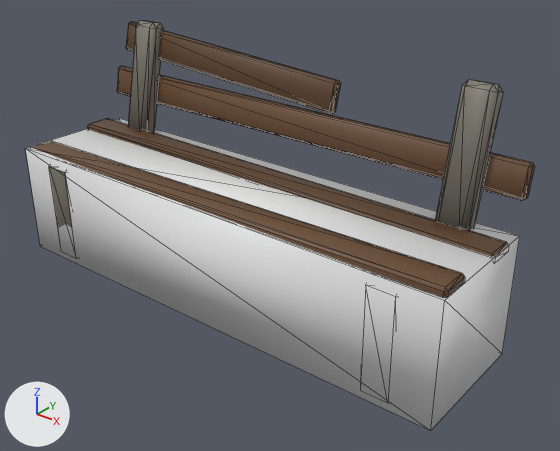
A saved change to the glTF model assets/models/banco_parque.glb.
The view is the same before and after, from a camera (50 mm lens) standing at (1.73, -1.94, 1.54) and looking at (0.14, 0.05, 0.31). Lighting does not change. The marker at lower left points along +X, +Y and +Z. The first picture is the older version. Mesh edges are drawn as thin lines. Where no turn or scale is listed for an object, it has been applied to the vertices.

The older version as bpy lines, for what is in view:
```python
mat_nevado = bpy.data.materials.new('nevado')
mat_nevado.use_nodes = True; mat_nevado.node_tree.nodes.clear()
_N = mat_nevado.node_tree.nodes; _L = mat_nevado.node_tree.links
n0 = _N.new('ShaderNodeBsdfPrincipled'); n0.name = 'Principled BSDF'
n1 = _N.new('ShaderNodeOutputMaterial'); n1.name = 'Material Output'
n2 = _N.new('ShaderNodeMix'); n2.name = 'Mix'
n2.data_type = 'RGBA'
n2.blend_type = 'MULTIPLY'
n2.inputs[0].default_value = 1.0  # 'Factor'
n2.inputs[7].default_value = (0.658, 0.638, 0.584, 1.0)  # 'B', light grey #d4d1c9
n3 = _N.new('ShaderNodeVertexColor'); n3.name = 'Color Attribute'
_L.new(n0.outputs[0], n1.inputs[0])  # 'BSDF' to 'Surface'
_L.new(n2.outputs[2], n0.inputs[0])  # 'Result' to 'Base Color'
_L.new(n3.outputs[0], n2.inputs[6])  # 'Color' to 'A'
me_banco = bpy.data.meshes.new('banco')
me_banco.from_pydata(...)  # 192 vertices, 352 faces; spans x -0.95..0.95, y -0.25..0.33, z 0.0..0.9
me_banco.materials.append(mat_nevado)
me_banco_parque_colcaja = bpy.data.meshes.new('banco_parque-colcaja')
me_banco_parque_colcaja.from_pydata(...)  # a box spanning x -0.95..0.95, y -0.25..0.25, z 0.0..0.44
ob_banco = bpy.data.objects.new('banco', me_banco)
ob_banco.location = (0.0, 0.0, 0.0)
ob_banco_parque_colcaja = bpy.data.objects.new('banco_parque-colcaja', me_banco_parque_colcaja)
ob_banco_parque_colcaja.location = (0.0, 0.0, 0.0)
```
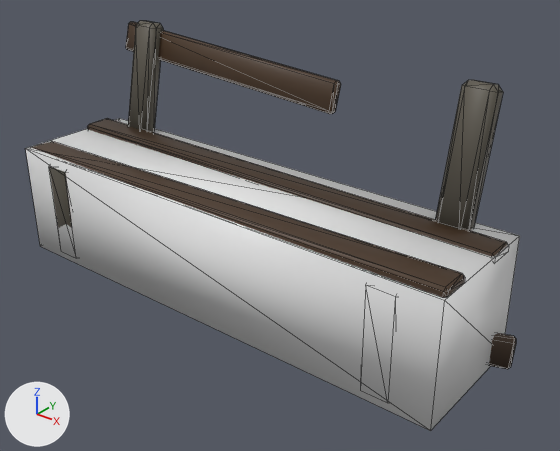
Where the change shows, as pixel boxes [x1, y1, x2, y2] in the pictures (560 x 451 px; the box of a moved part takes in the faces that stretch with it):
'banco', surface changed, reshaped, recoloured: before [31, 21, 535, 298]; after [31, 21, 516, 369]
part 1 of me_banco, moved or reshaped: before [126, 22, 341, 114]; after [489, 333, 516, 369]
part 2 of me_banco, moved or reshaped: before [521, 163, 535, 201]; after [329, 81, 341, 114]
part 3 of me_banco, moved or reshaped: before [117, 91, 521, 201]; after [126, 48, 329, 114]
part 4 of me_banco, moved or reshaped: before [117, 66, 532, 198]; after [126, 22, 337, 111]
part 5 of me_banco, recoloured: before [31, 22, 535, 298]; after [31, 22, 516, 369]
part 6 of me_banco, recoloured: [49, 21, 503, 231] in both

The change, as a diff of the scene's bpy script:
```diff
--- a/assets/models/banco_parque.glb.py
+++ b/assets/models/banco_parque.glb.py
@@ mat_nevado @@
 n2 = _N.new('ShaderNodeMix'); n2.name = 'Mix'
 n2.inputs[0].default_value = 1.0  # 'Factor'
-n2.inputs[7].default_value = (0.658, 0.638, 0.584, 1.0)  # 'B', light grey #d4d1c9
+n2.inputs[7].default_value = (0.451, 0.423, 0.361, 1.0)  # 'B', grey #b3aea2
 n3 = _N.new('ShaderNodeVertexColor'); n3.name = 'Color Attribute'
@@ me_banco @@
 # used by ob_banco; location = (0.0, 0.0, 0.0)
-me_banco.from_pydata(...)  # 192 vertices, 352 faces; spans x -0.95..0.95, y -0.25..0.33, z 0.0..0.9
+me_banco.from_pydata(...)  # 192 vertices, 352 faces; spans x -0.95..1.01, y -0.25..0.33, z 0.0..0.9
+# me_banco part 1: the loose piece of 24 vertices spanning x -0.9..0.2, y 0.27..0.33, z 0.68..0.88 is multiplied about its middle by the matrix ((0.745, -0.332, 0.061), (0.338, 0.727, -0.163), (0.011, 0.174, 0.799)), then moved by (0.95, -0.3, -0.7)
+# me_banco part 2: all 12 vertices in x 0.94..0.95, y 0.24..0.3, z 0.56..0.68 are moved by (-0.75, 0.03, 0.12)
+# me_banco part 3: all 6 vertices in x -0.95..-0.94, y 0.24..0.28, z 0.56..0.58 are moved by (0.05, 0.03, 0.2)
+# me_banco part 4: all 6 vertices in x -0.95..-0.94, y 0.26..0.3, z 0.66..0.68 are moved by (0.06, 0.03, 0.2)
+# me_banco part 5: 187 faces centred in x -0.95..0.95, y -0.24..0.33, z 0.41..0.87 are repainted in the vertex colours; the middle colour goes from brown #765c41 to brown #634f3a
+# me_banco part 6: 165 faces centred in x -0.82..0.82, y -0.25..0.32, z 0.0..0.9 are repainted in the vertex colours; the middle colour goes from grey #918e86 to grey #807c75
 me_banco.materials.append(mat_nevado)
```
